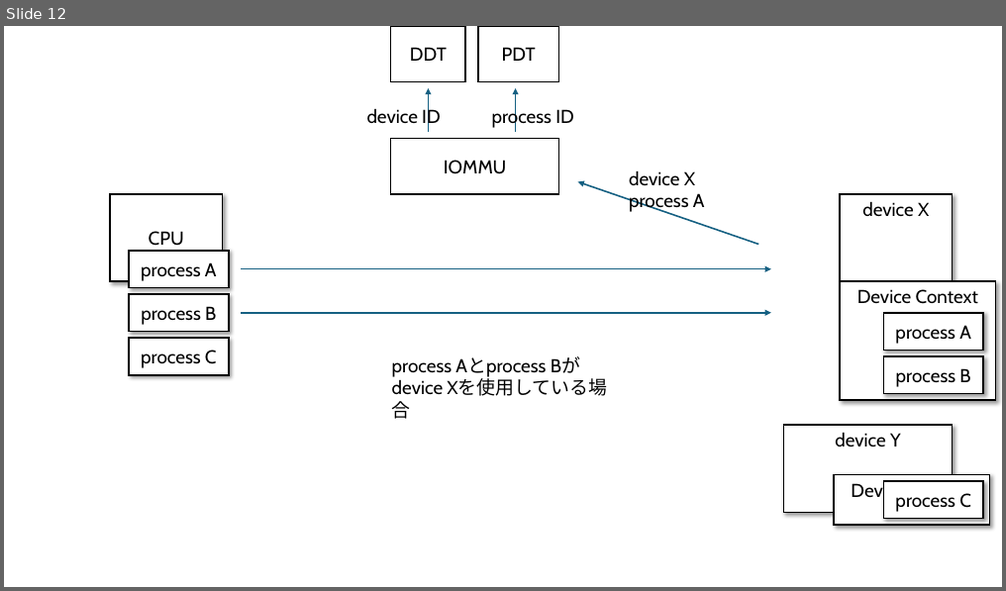
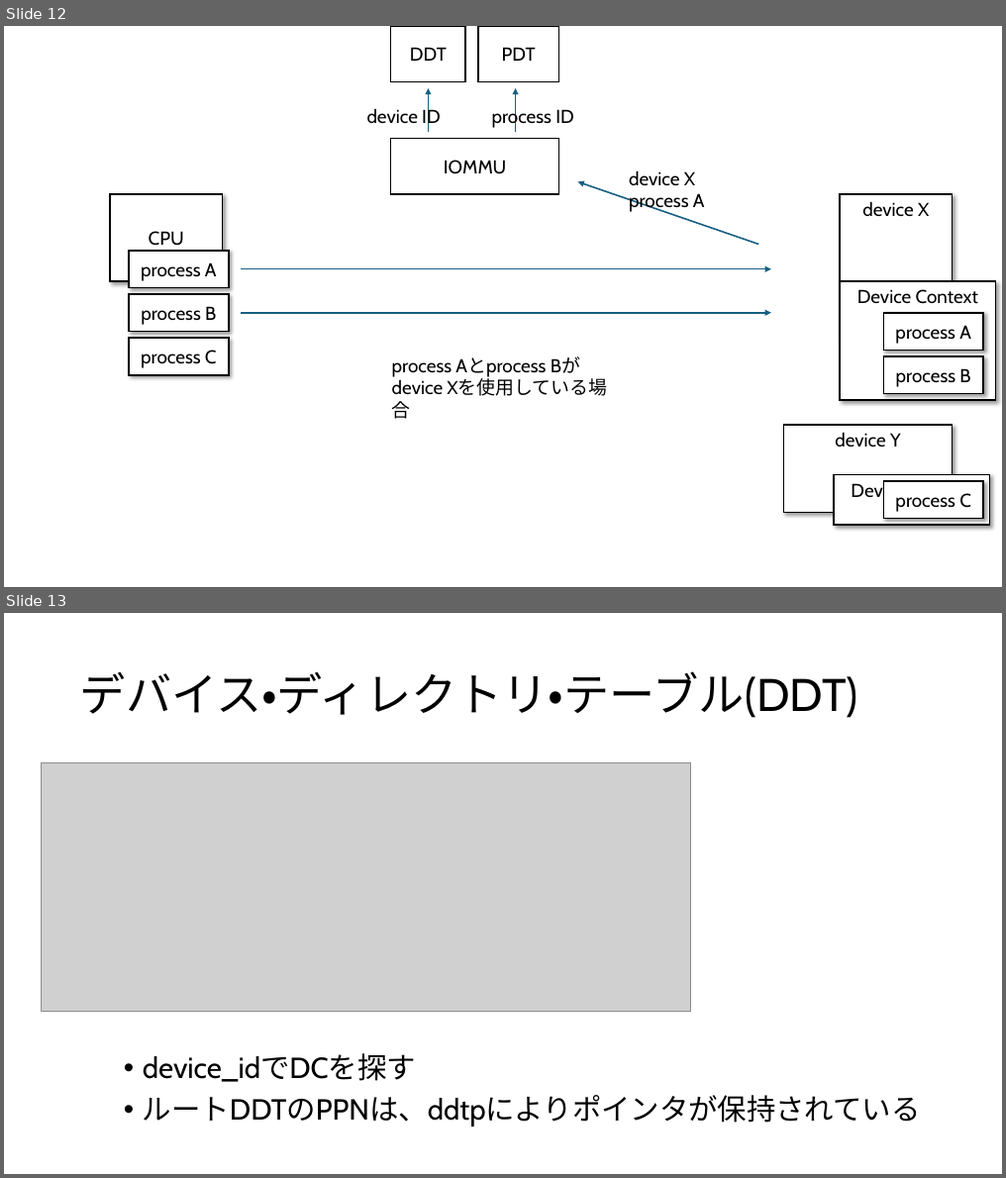
Before and after one commit to msyksphinz-self/riscv-iommu-ja, a slide deck: iommu.pptx. Shown one above the other, each under a label of ours: slide 12 before the commit, slides 12 and 13 after it. The pictures are 1006x591 and 1006x1178 pixels, drawn with LibreOffice and Linux fonts; fonts in the diff are those of the drawing; grey boxes stand for pictures. Boxes give left, top, right and bottom in pixels: in the first picture for what was removed or moved away, otherwise in the second. Text is boxed around its words. In the diff, an @@ line names an element or a change of style, - is before the commit and + after.

```diff
--- a/iommu.pptx
+++ b/iommu.pptx
@@ slide 13 added at (4,613,1002,1174), background #FFFFFF @@
@@ title added at (80,671,858,718), 44 pt, text #000000 @@
+デバイス・ディレクトリ・テーブル(DDT)
@@ picture added at (42,762,690,1012) @@
@@ text added at (143,1054,921,1127), 28 pt, text #000000 @@
+• device_idでDCを探す
+• ルートDDTのPPNは、ddtpによりポインタが保持されている
```
Also in this commit, not shown: 4 other slides added, 2 other files.
